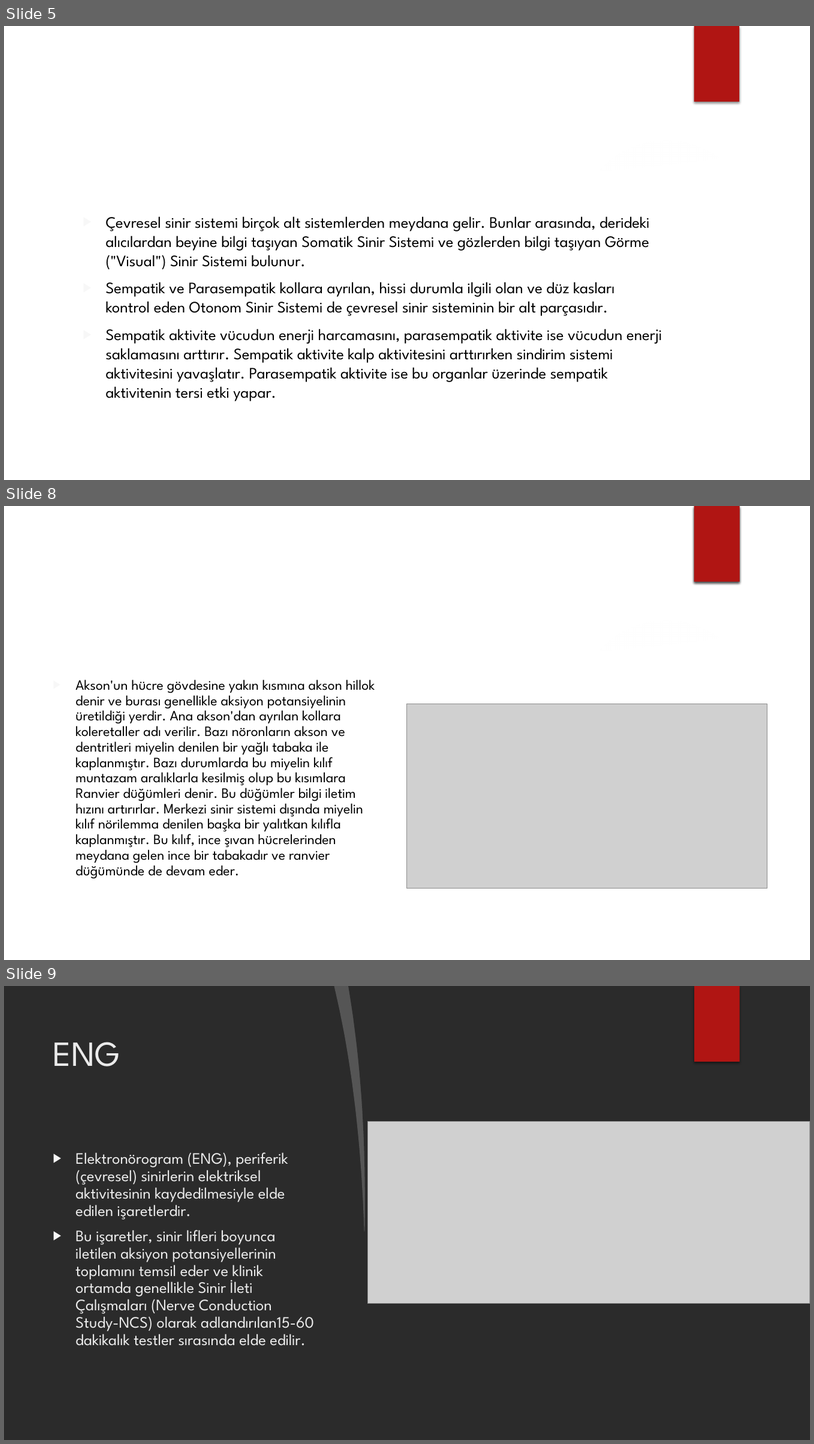
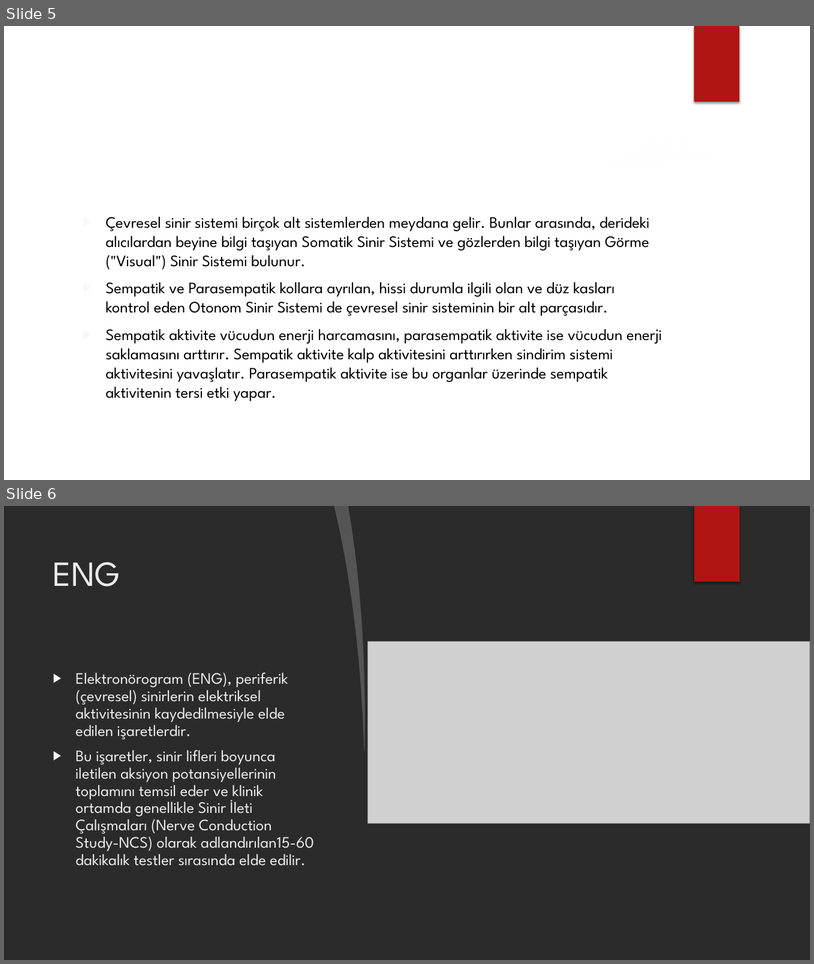
Before and after one commit to karakasmf/Medical-Electronic, a slide deck: elektronörogram.pptx. Shown one above the other, each under a label of ours: slides 5, 8 and 9 before the commit, slides 5 and 6 after it; the slides between them are not shown. The pictures are 814x1444 and 814x964 pixels, drawn with LibreOffice and Linux fonts; fonts in the diff are those of the drawing; grey boxes stand for pictures; background and template pictures are left out; a plain dark background stands for a picture behind light text. Boxes give left, top, right and bottom in pixels: in the first picture for what was removed or moved away, otherwise in the second. Text is boxed around its words. In the diff, an @@ line names an element or a change of style, - is before the commit and + after.

```diff
--- a/elektronörogram.pptx
+++ b/elektronörogram.pptx
@@ slide 8 removed at [4, 506, 810, 960], background picture (left out); not listed: 2 template elements that a slide beside it also shows @@
@@ rectangle removed at [695, 506, 740, 582] @@
@@ freeform shape removed at [581, 603, 810, 657] @@
@@ freeform shape removed at [4, 623, 810, 960] @@
@@ text removed at [75, 679, 375, 879] @@
-▶ Akson'un hücre gövdesine yakın kısmına akson hillok denir ve burası genellikle aksiyon potansiyelinin üretildiği yerdir. Ana akson'dan ayrılan kollara koleretaller adı verilir. Bazı nöronların akson ve dentritleri miyelin denilen bir yağlı tabaka ile kaplanmıştır. Bazı durumlarda bu miyelin kılıf muntazam aralıklarla kesilmiş olup bu kısımlara Ranvier düğümleri denir. Bu düğümler bilgi iletim hızını artırırlar. Merkezi sinir sistemi dışında miyelin kılıf nörilemma denilen başka bir yalıtkan kılıfla kaplanmıştır. Bu kılıf, ince şıvan hücrelerinden meydana gelen ince bir tabakadır ve ranvier düğümünde de devam eder.
@@ picture removed at [407, 704, 767, 888] @@
@@ what was slide 9 is now slide 6 @@
```
Also in this commit, not shown: 14 slides added, 3 other slides removed, 1 other file.
